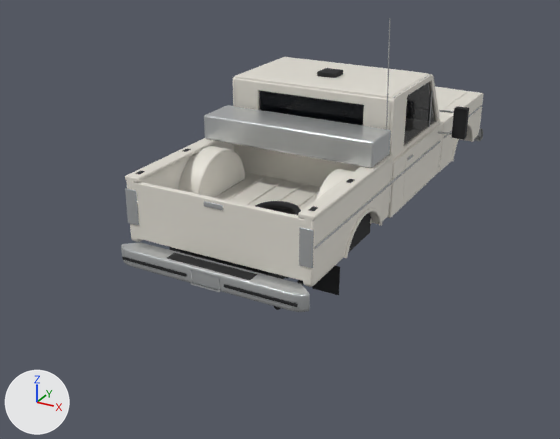
What one commit did to the Blender file web/src/assets/art/production/blender/saro_truck.blend.
One viewpoint serves both versions: a camera (50 mm lens) standing at (3.59, -7.93, 3.79) and looking at (-0.39, -0.69, 0.17). Lighting does not change. The marker at lower left points along +X, +Y and +Z. The first picture is the older version.

The older version as bpy lines, for what is in view:
```python
me_body_chrome = bpy.data.meshes.new('body_chrome')
me_body_chrome.from_pydata(...)  # 2122 vertices, 3326 faces; spans x -1.21..1.21, y -2.81..2.78, z 0.31..2.6
me_body_chrome.materials.append(mat_body_chrome)  # light grey #c8cbcc
me_shell_dark = bpy.data.meshes.new('shell_dark')
me_shell_dark.from_pydata(...)  # 232 vertices, 378 faces; spans x -0.89..0.89, y -0.66..0.83, z 0.81..1.87
me_shell_dark.materials.append(mat_shell_dark)  # black #1a1b1d
me_shell_paint = bpy.data.meshes.new('shell_paint')
me_shell_paint.from_pydata(...)  # 1056 vertices, 1620 faces; spans x -0.99..0.99, y -0.76..0.86, z 0.5..1.82
me_shell_paint.materials.append(mat_shell_paint)  # white #e6e2d8
ob_body_chrome = bpy.data.objects.new('body_chrome', me_body_chrome)
ob_body_chrome.parent = ob_node_38
ob_body_chrome.location = (0.0, 0.0, 0.0)
ob_shell_dark = bpy.data.objects.new('shell_dark', me_shell_dark)
ob_shell_dark.parent = ob_node_38
ob_shell_dark.location = (0.0, 0.0, 0.0)
ob_shell_paint = bpy.data.objects.new('shell_paint', me_shell_paint)
ob_shell_paint.parent = ob_node_38
ob_shell_paint.location = (0.0, 0.0, 0.0)
# also in view: 'body_paint' at (0.0, 0.0, 0.86); 'shell_glass' at (0.0, 0.03, 1.45); 'body_dark' at (0.0, -0.01, 0.83)
```
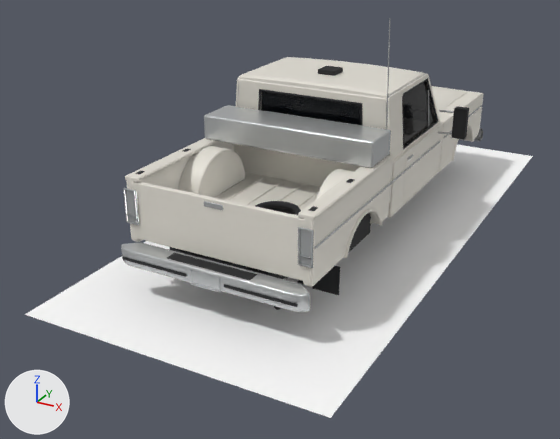
What changed in the scene script:
```text
Add mat_shadow:
    mat_shadow = principled_material('shadow')
    mat_shadow.base_color = (1.0, 1.0, 1.0)  # white #ffffff
    mat_shadow.roughness = 1.0
Change me_shell_paint:
    used by ob_shell_paint; parent = ob_node_38; location = (0.0, 0.0, 0.0)
    remove me_shell_paint.from_pydata(...)  # 1056 vertices, 1620 faces; spans x -0.99..0.99, y -0.76..0.86, z 0.5..1.82
    add me_shell_paint.from_pydata(...)  # 1437 vertices, 2866 faces; spans x -0.99..0.99, y -0.76..0.86, z 0.5..1.84
    me_shell_paint part 1: the loose piece of 36 vertices spanning x -0.93..0.93, y -0.75..0.44, z 1.76..1.82 is rebuilt with 429 vertices and now spans x -0.87..0.87, y -0.75..0.44, z 1.76..1.84
    me_shell_paint part 2: 342 vertices moved from x -0.95..0.95, y -0.76..0.45, z 1.14..1.8 to x -0.92..0.92, y -0.76..0.45, z 1.14..1.8; 196 vertices removed from x -0.99..0.99, y -0.76..0.84, z 0.52..1.8; 184 vertices added at x -0.93..0.93, y -0.76..0.75, z 1.14..1.8
Change me_shell_dark:
    used by ob_shell_dark; parent = ob_node_38; location = (0.0, 0.0, 0.0)
    remove me_shell_dark.from_pydata(...)  # 232 vertices, 378 faces; spans x -0.89..0.89, y -0.66..0.83, z 0.81..1.87
    add me_shell_dark.from_pydata(...)  # 496 vertices, 964 faces; spans x -0.95..0.95, y -0.77..0.83, z 0.81..1.89
    me_shell_dark part 3: a new loose piece of 20 vertices spanning x 0.86..0.95, y -0.4..0.77, z 1.15..1.75, in mat_shell_dark (black #1a1b1d)
    me_shell_dark part 4: a new loose piece of 16 vertices spanning x -0.63..0.63, y -0.77..-0.7, z 1.23..1.7, in mat_shell_dark (black #1a1b1d)
    other edits to the shape of me_shell_dark do not show in these pictures
Add me_shadow:
    me_shadow.from_pydata([(-1.6, -3.5, 0.01), (1.6, -3.5, 0.01), (1.6, 3.5, 0.01), (-1.6, 3.5, 0.01)], [], [(0, 1, 2, 3)])
    me_shadow.materials.append(mat_shadow)  # white #ffffff
Add ob_shadow:
    ob_shadow = bpy.data.objects.new('shadow', me_shadow)
    ob_shadow.location = (0.0, 0.0, 0.0)
```

Where the change shows, as pixel boxes (x1, y1, x2, y2) in the pictures (560 x 439 px; the box of a moved part takes in the faces that stretch with it):
'shadow', added
    after: (25, 145, 533, 418)
'shell_paint', reshaped
    before: (233, 57, 443, 218)
    after: (236, 57, 443, 218)
'shell_dark', reshaped (mostly hidden)
    before: (317, 68, 343, 78)
    after: (258, 66, 438, 149)
part 1 of me_shell_paint, rebuilt
    before: (235, 57, 429, 99)
    after: (239, 57, 426, 99)
part 2 of me_shell_paint, moved or reshaped
    before: (233, 75, 443, 216)
    after: (236, 74, 440, 159)
part 3 of me_shell_dark, added
    after: (402, 78, 438, 149)
part 4 of me_shell_dark, added
    after: (258, 89, 362, 125)
